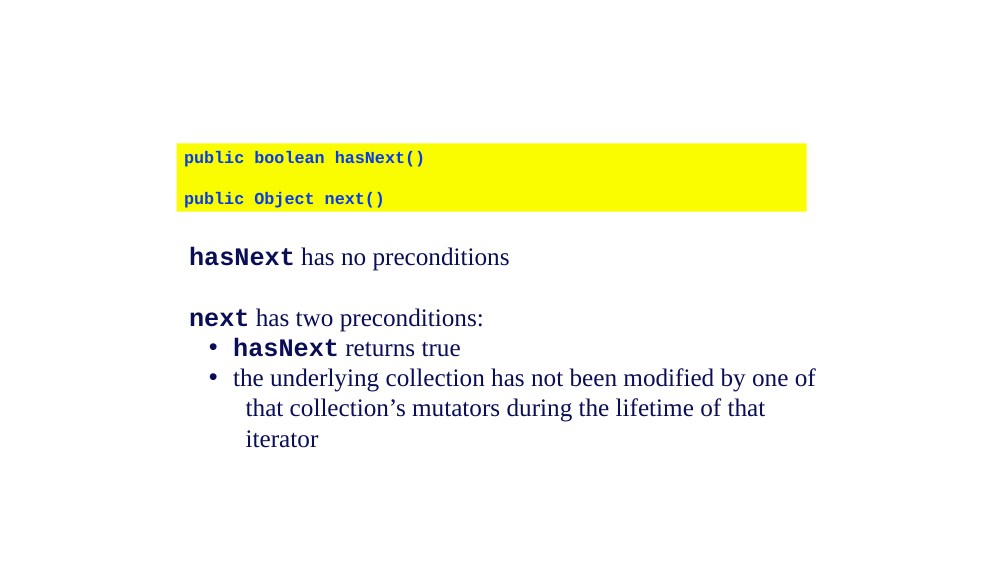
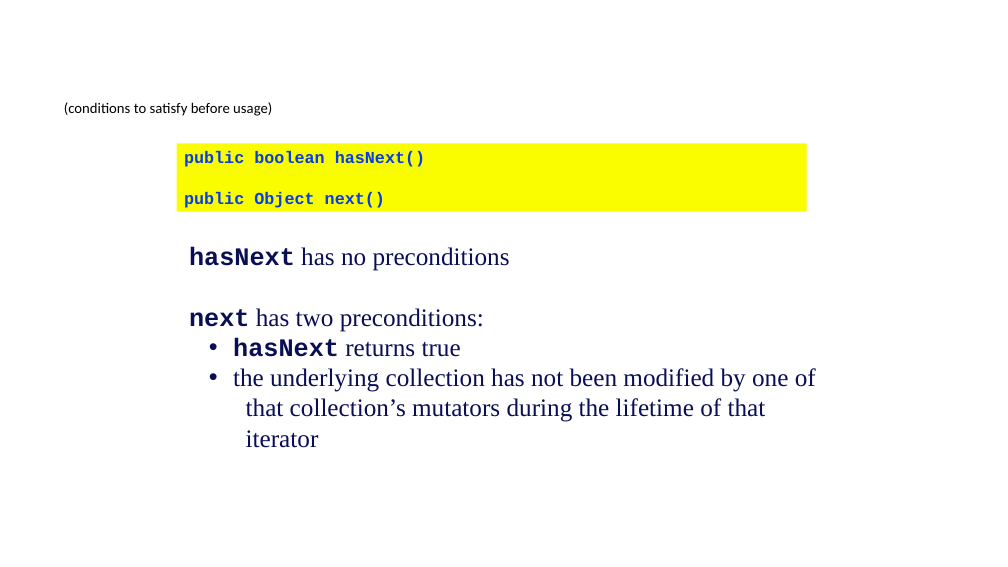
Before and after one commit to gmierzwinski/gmierzwinski.github.io, a slide deck: slide 12 of bishops/cs321/resources/CS321_Lecture_09.pptx. Drawn at 1008x567 pixels with LibreOffice and Linux fonts; fonts in the diff are those of the drawing; background and template pictures are left out. Boxes give left, top, right and bottom in pixels: in the first picture for what was removed or moved away, otherwise in the second. Text is boxed around its words. In the diff, an @@ line names an element or a change of style, - is before the commit and + after.

```diff
--- a/bishops/cs321/resources/CS321_Lecture_09.pptx
+++ b/bishops/cs321/resources/CS321_Lecture_09.pptx
@@ text added at bbox=[64, 102, 272, 116], 14 pt, text #000000 @@
+(conditions to satisfy before usage)
```
Also in this commit, not shown: 29 other slides changed, 2 other files.
